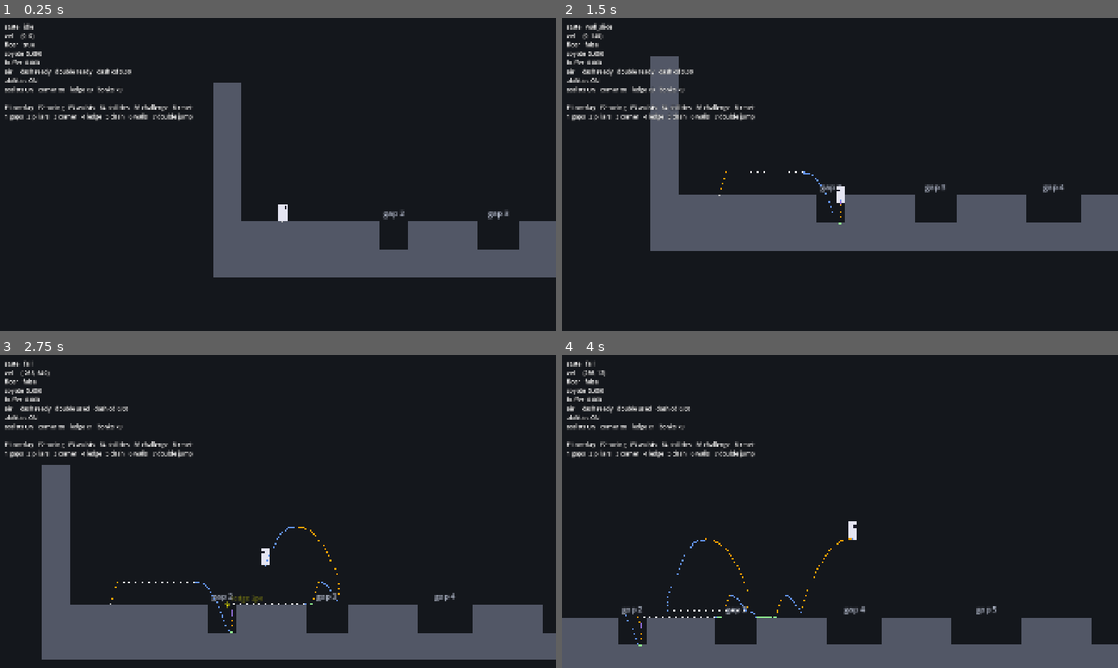
Above: before the commit, frames 1-4 (two rows, left to right).
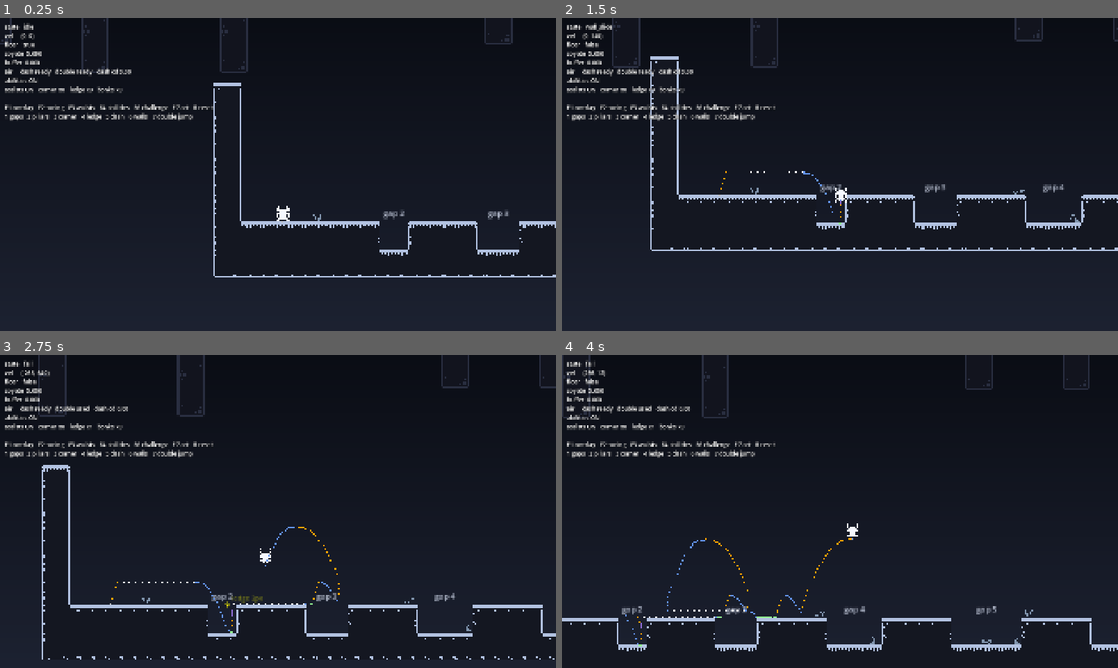
Above: after the commit, the same moments.

Repository: taylorgmckell/not-hollow-knight
Game: Godot game, scene res://src/world/graybox/graybox.tscn
Same seed, same stepped clock (60 frames per second), same inputs: the game is played once before the commit and once after it.
Inputs:
- Up to frame 1 (0.25 s): no input
- Up to frame 2 (1.5 s): hold Z (jump) 0.53-1.28 s; hold Right (move_right) from 0.53 s (still down); tap C (dash) at 0.6 s; tap Z (jump) at 1.35 s
- Up to frame 3 (2.75 s): tap Z (jump) at 1.52, 1.82 s; tap C (dash) at 1.55 s; release Right (move_right) at 2.03 s; hold Left (move_left) from 2.03 s (still down); hold Z (jump) from 2.03 s (still down); tap X (attack) at 2.1 s
- Up to frame 4 (4 s): release Left (move_left) at 2.78 s; release Z (jump) at 2.78 s; hold Right (move_right) from 2.78 s (still down); tap C (dash) at 2.85 s; tap Z (jump) at 3.02, 3.32 s; hold Z (jump) from 3.53 s (still down); tap Space at 3.6 s

The runs differ from the first frame. In frame 1, 13% of the frame differs, in the area x 0-100%, y 0-83%; in frame 2, 16%; in frame 3, 17%, in the area x 6-100%, y 0-98%; in frame 4, 13%.

Commit message:
Add preview art toggle using Kenney's CC0 1-bit pack
A small visual preview ahead of the real art pass (M8). Visual only:
collision, physics and tuning are unchanged, and F7 switches back to
the grey boxes.

- PreviewArt autoload: toggle, palette, tile lookups; tilesheet loaded
  at runtime so fresh checkouts import cleanly
- CourseSkin: autotiled terrain over a rock fill, red spikes, grass and
  vines, gradient sky and a parallax stalactite layer; fractional
  blocks (graybox ledge) line up with their collision
- PlayerSkin: horned creature at 3x with idle/run/jump/fall/wall-slide/
  land frames and squash and stretch
- Art: Kenney 1-Bit Platformer Pack (CC0), tilesheet + license only;
  CREDITS.md notes the source
- Screenshots in docs/preview; docs/.gdignore keeps them out of import
- Test that the toggle is visual only (49 tests)

Co-Authored-By: Claude Opus 5.5 <noreply@anthropic.com>

Diff:
--- a/project.godot
+++ b/project.godot
@@ -18,6 +18,7 @@
 
 InputSetup="*res://src/autoload/input_setup.gd"
 GameState="*res://src/autoload/game_state.gd"
+PreviewArt="*res://src/preview/preview_art.gd"
 
 [debug]
 
--- a/src/autoload/input_setup.gd
+++ b/src/autoload/input_setup.gd
@@ -18,6 +18,7 @@
 	&"debug_assists": [KEY_F3],
 	&"debug_abilities": [KEY_F4],
 	&"debug_switch_course": [KEY_F6],
+	&"debug_preview_art": [KEY_F7],
 	&"debug_reset": [KEY_R],
 	&"debug_section_1": [KEY_1],
 	&"debug_section_2": [KEY_2],
--- a/src/player/player.tscn
+++ b/src/player/player.tscn
@@ -3,6 +3,7 @@
 [ext_resource type="Script" path="res://src/player/player.gd" id="1_player"]
 [ext_resource type="Resource" path="res://src/player/player_tuning.tres" id="2_tuning"]
 [ext_resource type="Script" path="res://src/player/player_visual.gd" id="3_visual"]
+[ext_resource type="Script" path="res://src/preview/player_skin.gd" id="4_skin"]
 
 [sub_resource type="RectangleShape2D" id="RectangleShape2D_body"]
 size = Vector2(20, 40)
@@ -27,3 +28,6 @@
 [node name="Eye" type="Polygon2D" parent="Visual"]
 color = Color(0.1, 0.1, 0.15, 1)
 polygon = PackedVector2Array(3, -34, 8, -34, 8, -28, 3, -28)
+
+[node name="Skin" type="Node2D" parent="."]
+script = ExtResource("4_skin")
--- a/src/player/player_visual.gd
+++ b/src/player/player_visual.gd
@@ -1,8 +1,10 @@
 extends Node2D
-## Placeholder visuals: flips to face the movement direction.
+## Placeholder visuals: flips to face the movement direction. Hidden while
+## preview art (F7) is on.
 
 @onready var _player: Player = get_parent()
 
 
 func _process(_delta: float) -> void:
 	scale.x = _player.facing
+	visible = not PreviewArt.enabled
--- /dev/null
+++ b/src/preview/course_skin.gd
@@ -0,0 +1,176 @@
+class_name CourseSkin
+extends Node2D
+## Draws a BlockCourse with preview art: autotiled terrain, spikes, grass and
+## vines, plus a gradient sky and a parallax layer of stalactites. Visual only.
+##
+## Whole-tile blocks are merged into one grid so touching blocks join up.
+## Blocks with fractional sizes (e.g. the graybox ledge) are drawn on their
+## own, anchored at the top so the walkable edge lines up with collision.
+
+const PARALLAX_REPEAT := 64
+
+var _course: BlockCourse
+var _solid: Dictionary[Vector2i, bool] = {}
+var _sky := CanvasLayer.new()
+
+
+func _init(course: BlockCourse) -> void:
+	_course = course
+	name = "CourseSkin"
+	# Behind the course's own drawing (labels), in front of the parallax.
+	z_index = -1
+	texture_filter = CanvasItem.TEXTURE_FILTER_NEAREST
+
+
+func _ready() -> void:
+	for rect: Rect2 in _course.blocks:
+		if _is_whole(rect):
+			for y: int in range(int(rect.position.y), int(rect.end.y)):
+				for x: int in range(int(rect.position.x), int(rect.end.x)):
+					_solid[Vector2i(x, y)] = true
+	_build_sky()
+	_build_parallax(0.25, PreviewArt.FAR_TINT)
+	PreviewArt.changed.connect(_on_preview_changed)
+	_on_preview_changed(PreviewArt.enabled)
+
+
+func _on_preview_changed(enabled: bool) -> void:
+	visible = enabled
+	_sky.visible = enabled
+	for child: Node in get_children():
+		if child is Parallax2D:
+			(child as Parallax2D).visible = enabled
+	_course.queue_redraw()
+
+
+func _draw() -> void:
+	var tile := float(BlockCourse.TILE)
+	var sheet := PreviewArt.tilesheet
+	# The tiles are outlines with transparent insides: fill the rock first.
+	for rect: Rect2 in _course.blocks:
+		draw_rect(Rect2(rect.position * tile, rect.size * tile), PreviewArt.ROCK_FILL)
+	for cell: Vector2i in _solid:
+		var t := PreviewArt.terrain_tile(_is_solid(cell + Vector2i.UP), _is_solid(cell + Vector2i.DOWN),
+				_is_solid(cell + Vector2i.LEFT), _is_solid(cell + Vector2i.RIGHT))
+		draw_texture_rect_region(sheet, Rect2(Vector2(cell) * tile, Vector2(tile, tile)),
+				PreviewArt.region(t), PreviewArt.TERRAIN_TINT)
+	for rect: Rect2 in _course.blocks:
+		if not _is_whole(rect):
+			_draw_loose_block(rect)
+	_draw_decorations()
+	for rect: Rect2 in _course.hazards:
+		for x: int in range(floori(rect.position.x), ceili(rect.end.x)):
+			# Spike art sits in the bottom of its tile; align that with the hazard's base.
+			var dest := Rect2(Vector2(x, rect.end.y - 1.0) * tile, Vector2(tile, tile))
+			draw_texture_rect_region(sheet, dest, PreviewArt.region(PreviewArt.SPIKES), PreviewArt.HAZARD_TINT)
+
+
+func _draw_decorations() -> void:
+	var tile := float(BlockCourse.TILE)
+	var sheet := PreviewArt.tilesheet
+	for cell: Vector2i in _solid:
+		var above := cell + Vector2i.UP
+		var below := cell + Vector2i.DOWN
+		var roll := _hash(cell)
+		if not _is_solid(above) and roll % 100 < 28 and not _near_hazard(above) and not _inside_loose_block(above):
+			var grass: Vector2i = PreviewArt.GRASS[roll % PreviewArt.GRASS.size()]
+			draw_texture_rect_region(sheet, Rect2(Vector2(above) * tile, Vector2(tile, tile)),
+					PreviewArt.region(grass), PreviewArt.DECOR_TINT)
+		# Vines only under ceilings above the floor line, with room to spare,
+		# so they never dangle into pits or hide a tight squeeze.
+		if (cell.y < BlockCourse.GROUND_ROW and not _is_solid(below) and roll % 100 > 84
+				and not _is_solid(below + Vector2i.DOWN) and not _is_solid(below + Vector2i.DOWN * 2)):
+			var vine: Vector2i = PreviewArt.VINES[roll % PreviewArt.VINES.size()]
+			draw_texture_rect_region(sheet, Rect2(Vector2(below) * tile, Vector2(tile, tile)),
+					PreviewArt.region(vine), PreviewArt.DECOR_TINT)
+
+
+## Fractional block: tile it from the top edge down; the last row is clipped.
+func _draw_loose_block(rect: Rect2) -> void:
+	var tile := float(BlockCourse.TILE)
+	var cols := ceili(rect.size.x)
+	var rows := ceili(rect.size.y)
+	for r: int in rows:
+		var fraction := minf(1.0, rect.size.y - r)
+		for c: int in cols:
+			var t := PreviewArt.terrain_tile(r > 0, r < rows - 1, c > 0, c < cols - 1)
+			var src := PreviewArt.region(t)
+			src.size.y *= fraction
+			var dest := Rect2((rect.position + Vector2(c, r)) * tile, Vector2(tile, tile * fraction))
+			draw_texture_rect_region(PreviewArt.tilesheet, dest, src, PreviewArt.TERRAIN_TINT)
+
+
+func _build_sky() -> void:
+	_sky.layer = -10
+	var gradient := Gradient.new()
+	gradient.set_color(0, PreviewArt.SKY_TOP)
+	gradient.set_color(1, PreviewArt.SKY_BOTTOM)
+	var texture := GradientTexture2D.new()
+	texture.gradient = gradient
+	texture.fill_from = Vector2(0, 0)
+	texture.fill_to = Vector2(0, 1)
+	var rect := TextureRect.new()
+	rect.texture = texture
+	rect.set_anchors_preset(Control.PRESET_FULL_RECT)
+	rect.mouse_filter = Control.MOUSE_FILTER_IGNORE
+	_sky.add_child(rect)
+	add_child(_sky)
+
+
+## A repeating strip of stalactites far behind the course.
+func _build_parallax(scroll: float, tint: Color) -> void:
+	var layer := Parallax2D.new()
+	layer.scroll_scale = Vector2(scroll, scroll * 0.6)
+	layer.repeat_size = Vector2(PARALLAX_REPEAT * BlockCourse.TILE, 0)
+	layer.repeat_times = 3
+	layer.z_index = -20
+	layer.texture_filter = CanvasItem.TEXTURE_FILTER_NEAREST
+	var art := Node2D.new()
+	art.draw.connect(_draw_stalactites.bind(art, tint))
+	layer.add_child(art)
+	add_child(layer)
+
+
+func _draw_stalactites(art: Node2D, tint: Color) -> void:
+	var tile := float(BlockCourse.TILE)
+	var sheet := PreviewArt.tilesheet
+	for i: int in range(0, PARALLAX_REPEAT, 9):
+		var roll := _hash(Vector2i(i, 7))
+		var x := i + roll % 3
+		# Chunky columns (tiles drawn 2x) hanging from far above, with an end cap.
+		# Bottoms land around the upper middle of the screen at this scroll rate.
+		var segments := 10
+		var top := float(2 + roll % 7 - 2 * segments)
+		art.draw_rect(Rect2(Vector2(x, top) * tile, Vector2(2, 2 * segments) * tile), PreviewArt.FAR_FILL)
+		for s: int in segments:
+			var t := PreviewArt.terrain_tile(true, s < segments - 1, false, false)
+			art.draw_texture_rect_region(sheet, Rect2(Vector2(x, top + 2 * s) * tile, Vector2(tile, tile) * 2.0),
+					PreviewArt.region(t), tint)
+
+
+func _inside_loose_block(cell: Vector2i) -> bool:
+	for rect: Rect2 in _course.blocks:
+		if not _is_whole(rect) and rect.has_point(Vector2(cell) + Vector2(0.5, 0.5)):
+			return true
+	return false
+
+
+func _is_solid(cell: Vector2i) -> bool:
+	return _solid.has(cell)
+
+
+func _near_hazard(cell: Vector2i) -> bool:
+	for rect: Rect2 in _course.hazards:
+		if rect.grow(1.0).has_point(Vector2(cell) + Vector2(0.5, 0.5)):
+			return true
+	return false
+
+
+static func _is_whole(rect: Rect2) -> bool:
+	return (is_equal_approx(rect.position.x, roundf(rect.position.x)) and is_equal_approx(rect.position.y, roundf(rect.position.y))
+			and is_equal_approx(rect.size.x, roundf(rect.size.x)) and is_equal_approx(rect.size.y, roundf(rect.size.y)))
+
+
+## Stable per-cell pseudo-random number so decorations don't change between runs.
+static func _hash(cell: Vector2i) -> int:
+	return absi((cell.x * 73856093) ^ (cell.y * 19349663)) % 1000
--- /dev/null
+++ b/src/preview/player_skin.gd
@@ -0,0 +1,71 @@
+extends Node2D
+## Preview-art player: picks a frame of the horned creature from the player's
+## state and adds squash and stretch on jumps, landings, dashes and wall grabs.
+## Drawn at 3x so it roughly matches the 20x40 px collision box.
+
+const PIXEL_SCALE := 3.0
+const IDLE_FPS := 3.0
+const RUN_FPS := 10.0
+## How fast squash and stretch eases back to normal, per second.
+const SQUASH_RECOVER := 12.0
+const LAND_FRAME_TIME := 0.1
+
+var _sprite := Sprite2D.new()
+var _time := 0.0
+var _squash := Vector2.ONE
+var _land_timer := 0.0
+
+@onready var _player: Player = get_parent()
+
+
+func _ready() -> void:
+	texture_filter = CanvasItem.TEXTURE_FILTER_NEAREST
+	_sprite.texture = PreviewArt.tilesheet
+	_sprite.region_enabled = true
+	_sprite.centered = false
+	# Feet at the player's origin: the frame's bottom-centre sits at (0, 0).
+	_sprite.position = Vector2(-8, -16)
+	_sprite.modulate = PreviewArt.PLAYER_TINT
+	add_child(_sprite)
+	_player.state_changed.connect(_on_player_state_changed)
+	PreviewArt.changed.connect(func(enabled: bool) -> void: visible = enabled)
+	visible = PreviewArt.enabled
+
+
+func _process(delta: float) -> void:
+	_time += delta
+	_land_timer = maxf(_land_timer - delta, 0.0)
+	_squash = _squash.lerp(Vector2.ONE, minf(1.0, SQUASH_RECOVER * delta))
+	_sprite.region_rect = PreviewArt.region(Vector2i(_frame(), PreviewArt.PLAYER_ROW))
+	scale = Vector2(PIXEL_SCALE * _squash.x * _player.facing, PIXEL_SCALE * _squash.y)
+
+
+func _frame() -> int:
+	if _land_timer > 0.0:
+		return 4
+	match _player.state_name:
+		&"run":
+			return int(_time * RUN_FPS) % 4
+		&"jump":
+			return 1
+		&"fall":
+			return 3
+		&"wall_slide":
+			return 2
+		&"dash":
+			return 0
+	return int(_time * IDLE_FPS) % 2
+
+
+func _on_player_state_changed(from: StringName, to: StringName) -> void:
+	match to:
+		&"jump":
+			_squash = Vector2(0.75, 1.25)
+		&"dash":
+			_squash = Vector2(1.35, 0.7)
+		&"wall_slide":
+			_squash = Vector2(0.85, 1.1)
+		&"idle", &"run":
+			if from in [&"fall", &"jump", &"dash", &"wall_slide"]:
+				_squash = Vector2(1.3, 0.75)
+				_land_timer = LAND_FRAME_TIME
--- /dev/null
+++ b/src/preview/preview_art.gd
@@ -0,0 +1,60 @@
+extends Node
+## Preview-art toggle (F7): placeholder grey boxes vs. CC0 art from Kenney's
+## 1-Bit Platformer Pack (see CREDITS.md). Visual only; collision and tuning
+## never change. The real art pass is M8.
+##
+## The tilesheet is 20x20 tiles of 16 px, white on transparent, so everything
+## is tinted with the palette below and drawn at 2x (32 px = one course tile).
+
+signal changed(enabled: bool)
+
+const TILESHEET_PATH := "res://assets/preview/kenney_1bit/tilemap.png"
+const SOURCE_TILE := 16
+
+## Palette: cool, dim cave tones.
+const TERRAIN_TINT := Color(0.70, 0.76, 0.88)
+const DECOR_TINT := Color(0.50, 0.58, 0.68)
+const HAZARD_TINT := Color(0.92, 0.42, 0.42)
+const PLAYER_TINT := Color(0.96, 0.97, 1.0)
+const FAR_TINT := Color(0.16, 0.18, 0.25)
+const FAR_FILL := Color(0.07, 0.08, 0.12)
+const ROCK_FILL := Color(0.08, 0.09, 0.13)
+const SKY_TOP := Color(0.04, 0.05, 0.08)
+const SKY_BOTTOM := Color(0.11, 0.13, 0.19)
+
+## Terrain autotile: rows are top/middle/bottom/single-row, columns are
+## left/middle/right/single-column (sheet columns 15-18, rows 5-8).
+const TERRAIN_COL := [15, 16, 17, 18]
+const TERRAIN_ROW := [5, 6, 7, 8]
+const SPIKES := Vector2i(2, 6)
+const GRASS: Array[Vector2i] = [
+	Vector2i(16, 0), Vector2i(17, 0), Vector2i(18, 0),
+	Vector2i(16, 1), Vector2i(17, 1), Vector2i(18, 1),
+]
+const VINES: Array[Vector2i] = [Vector2i(19, 0), Vector2i(19, 1)]
+## Player: the horned creature (row 17). Frames 0-3 walk, 4 is squashed.
+const PLAYER_ROW := 17
+
+var enabled := true
+## Loaded at runtime (not preloaded) so a fresh checkout can import the PNG
+## before anything needs it.
+var tilesheet: Texture2D = load(TILESHEET_PATH)
+
+
+func _unhandled_input(event: InputEvent) -> void:
+	if event.is_action_pressed(&"debug_preview_art"):
+		enabled = not enabled
+		changed.emit(enabled)
+
+
+static func region(tile: Vector2i) -> Rect2:
+	return Rect2(tile * SOURCE_TILE, Vector2(SOURCE_TILE, SOURCE_TILE))
+
+
+## Terrain tile for a cell given which of its four neighbours are solid.
+static func terrain_tile(up: bool, down: bool, left: bool, right: bool) -> Vector2i:
+	var row: int = TERRAIN_ROW[3] if not up and not down else (
+			TERRAIN_ROW[0] if not up else (TERRAIN_ROW[2] if not down else TERRAIN_ROW[1]))
+	var col: int = TERRAIN_COL[3] if not left and not right else (
+			TERRAIN_COL[0] if not left else (TERRAIN_COL[2] if not right else TERRAIN_COL[1]))
+	return Vector2i(col, row)
--- a/src/world/block_course.gd
+++ b/src/world/block_course.gd
@@ -4,7 +4,8 @@
 ## colliders, labels, spike hazards, named sections and switching courses (F6).
 ##
 ## Subclasses fill the course in `build()` and react in `_course_physics()`.
-## The scene must have a `Player` child.
+## The scene must have a `Player` child. With preview art on (F7) a CourseSkin
+## child draws the blocks instead of the grey boxes; collision is identical.
 
 const TILE := 32
 const GROUND_ROW := 10
@@ -42,6 +43,7 @@
 	build()
 	for rect: Rect2 in blocks:
 		_add_collider(rect)
+	add_child(CourseSkin.new(self))
 	queue_redraw()
 	_course_ready()
 
@@ -57,10 +59,11 @@
 
 
 func _draw() -> void:
-	for rect: Rect2 in blocks:
-		draw_rect(Rect2(rect.position * TILE, rect.size * TILE), BLOCK_COLOR)
-	for rect: Rect2 in hazards:
-		_draw_spikes(Rect2(rect.position * TILE, rect.size * TILE))
+	if not PreviewArt.enabled:
+		for rect: Rect2 in blocks:
+			draw_rect(Rect2(rect.position * TILE, rect.size * TILE), BLOCK_COLOR)
+		for rect: Rect2 in hazards:
+			_draw_spikes(Rect2(rect.position * TILE, rect.size * TILE))
 	var font := ThemeDB.fallback_font
 	for label: Dictionary in labels:
 		draw_string(font, label.at, label.text, HORIZONTAL_ALIGNMENT_CENTER, LABEL_WIDTH, 18, LABEL_COLOR)
--- a/src/world/challenge/challenge.gd
+++ b/src/world/challenge/challenge.gd
@@ -34,7 +34,7 @@
 
 func controls_hint() -> String:
 	return "\n".join([
-		"F1 overlay   F2 tuning   F3 assists   F6 graybox   R restart run",
+		"F1 overlay   F2 tuning   F3 assists   F6 graybox   F7 art   R restart run",
 		"1-6 practice from a checkpoint (run won't count)",
 	])
 
--- a/src/world/graybox/graybox.gd
+++ b/src/world/graybox/graybox.gd
@@ -29,7 +29,7 @@
 
 func controls_hint() -> String:
 	return "\n".join([
-		"F1 overlay   F2 tuning   F3 assists   F4 abilities   F6 challenge   R reset",
+		"F1 overlay   F2 tuning   F3 assists   F4 abilities   F6 challenge   F7 art   R reset",
 		"1 gaps   2 pillars   3 corner   4 ledge   5 dash   6 walls   7 double jump",
 	])
 
--- a/tests/test_graybox.gd
+++ b/tests/test_graybox.gd
@@ -39,3 +39,20 @@
 		player.respawn(section.at + Vector2(0, -4))
 		await tick(20)
 		assert_true(player.is_on_floor(), "standing at %s spawn" % section.name)
+
+
+func test_preview_art_toggle_is_visual_only() -> void:
+	var skin: CourseSkin = graybox.get_node("CourseSkin")
+	var colliders_before := graybox.get_children().filter(func(n: Node) -> bool: return n is StaticBody2D).size()
+	var was_enabled := PreviewArt.enabled
+	for enabled: bool in [true, false, true]:
+		PreviewArt.enabled = enabled
+		PreviewArt.changed.emit(enabled)
+		await tick(2)
+		assert_eq(skin.visible, enabled, "course skin follows the toggle")
+		assert_eq(player.get_node("Skin").visible, enabled, "player sprite follows the toggle")
+		assert_eq(player.get_node("Visual").visible, not enabled, "placeholder is the opposite")
+	var colliders_after := graybox.get_children().filter(func(n: Node) -> bool: return n is StaticBody2D).size()
+	assert_eq(colliders_after, colliders_before, "collision untouched")
+	PreviewArt.enabled = was_enabled
+	PreviewArt.changed.emit(was_enabled)
Not shown, added: assets/preview/kenney_1bit/License.txt
Binary file added: assets/preview/kenney_1bit/tilemap.png
Not shown, added: assets/preview/kenney_1bit/tilemap.png.import
Not shown, added: docs/.gdignore
Binary file added: docs/preview/challenge_basics.png
Binary file added: docs/preview/challenge_basics_placeholder.png
Binary file added: docs/preview/challenge_walls.png
Binary file added: docs/preview/graybox_ledge.png
Not shown, added: src/preview/course_skin.gd.uid
Not shown, added: src/preview/player_skin.gd.uid
Not shown, added: src/preview/preview_art.gd.uid
Not shown, added: CREDITS.md
(and 1 more such lines)
